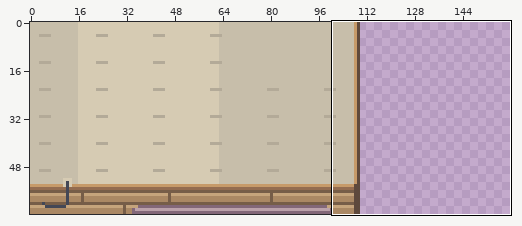
One commit to this pixel-art file: app/CicadaApp/Art/sprites/bookworm-2026-10-01/src/room-backdrop.aseprite. Above, an overview of the earlier version with the close-up marked.
Close-up. The starting point:
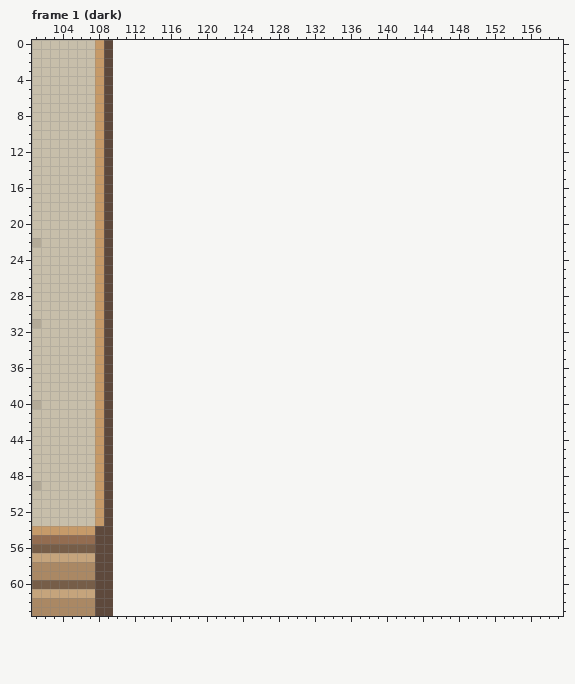
110x64 pixels, 4 frames. Colours within 5 levels of each other are drawn and written as one. Shown: frame 1 (dark): x 101..159, y 0..63. The old version is drawn lined up with the new one, on the new canvas. The commit also changed other frames or places, which this record leaves out.
The result:
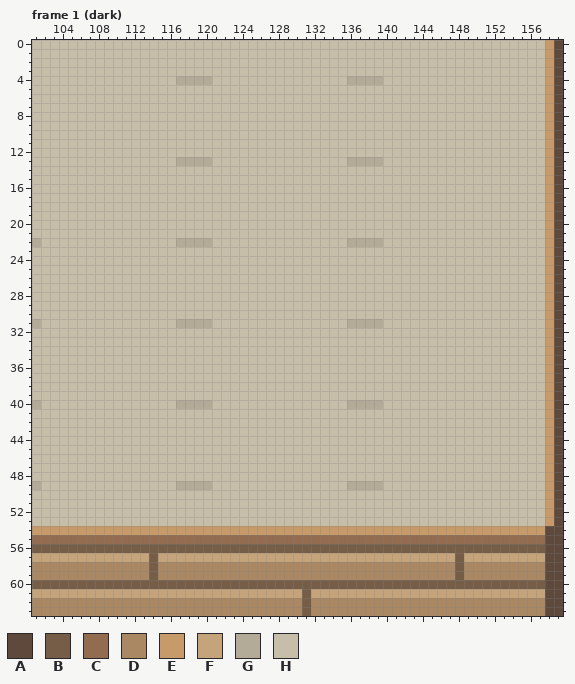
Palette (. is transparent): A #5e493c  B #765d48  C #936c50  D #aa8864  E #c69a69  F #c5a47c  G #b3aa98  H #c7beaa
Difference:
canvas 110x64 -> 160x64
Changed rows in their new state; - is an unchanged pixel.
Frame 1 (dark):
first column x 108:
 0 HHHHHHHHHHHHHHHHHHHHHHHHHHHHHHHHHHHHHHHHHHHHHHHHHHEA
 1 HHHHHHHHHHHHHHHHHHHHHHHHHHHHHHHHHHHHHHHHHHHHHHHHHHEA
 2 HHHHHHHHHHHHHHHHHHHHHHHHHHHHHHHHHHHHHHHHHHHHHHHHHHEA
 3 HHHHHHHHHHHHHHHHHHHHHHHHHHHHHHHHHHHHHHHHHHHHHHHHHHEA
 4 HHHHHHHHHGGGGHHHHHHHHHHHHHHHGGGGHHHHHHHHHHHHHHHHHHEA
 5 HHHHHHHHHHHHHHHHHHHHHHHHHHHHHHHHHHHHHHHHHHHHHHHHHHEA
 6 HHHHHHHHHHHHHHHHHHHHHHHHHHHHHHHHHHHHHHHHHHHHHHHHHHEA
 7 HHHHHHHHHHHHHHHHHHHHHHHHHHHHHHHHHHHHHHHHHHHHHHHHHHEA
 8 HHHHHHHHHHHHHHHHHHHHHHHHHHHHHHHHHHHHHHHHHHHHHHHHHHEA
 9 HHHHHHHHHHHHHHHHHHHHHHHHHHHHHHHHHHHHHHHHHHHHHHHHHHEA
10 HHHHHHHHHHHHHHHHHHHHHHHHHHHHHHHHHHHHHHHHHHHHHHHHHHEA
11 HHHHHHHHHHHHHHHHHHHHHHHHHHHHHHHHHHHHHHHHHHHHHHHHHHEA
12 HHHHHHHHHHHHHHHHHHHHHHHHHHHHHHHHHHHHHHHHHHHHHHHHHHEA
13 HHHHHHHHHGGGGHHHHHHHHHHHHHHHGGGGHHHHHHHHHHHHHHHHHHEA
14 HHHHHHHHHHHHHHHHHHHHHHHHHHHHHHHHHHHHHHHHHHHHHHHHHHEA
15 HHHHHHHHHHHHHHHHHHHHHHHHHHHHHHHHHHHHHHHHHHHHHHHHHHEA
16 HHHHHHHHHHHHHHHHHHHHHHHHHHHHHHHHHHHHHHHHHHHHHHHHHHEA
17 HHHHHHHHHHHHHHHHHHHHHHHHHHHHHHHHHHHHHHHHHHHHHHHHHHEA
18 HHHHHHHHHHHHHHHHHHHHHHHHHHHHHHHHHHHHHHHHHHHHHHHHHHEA
19 HHHHHHHHHHHHHHHHHHHHHHHHHHHHHHHHHHHHHHHHHHHHHHHHHHEA
20 HHHHHHHHHHHHHHHHHHHHHHHHHHHHHHHHHHHHHHHHHHHHHHHHHHEA
21 HHHHHHHHHHHHHHHHHHHHHHHHHHHHHHHHHHHHHHHHHHHHHHHHHHEA
22 HHHHHHHHHGGGGHHHHHHHHHHHHHHHGGGGHHHHHHHHHHHHHHHHHHEA
23 HHHHHHHHHHHHHHHHHHHHHHHHHHHHHHHHHHHHHHHHHHHHHHHHHHEA
24 HHHHHHHHHHHHHHHHHHHHHHHHHHHHHHHHHHHHHHHHHHHHHHHHHHEA
25 HHHHHHHHHHHHHHHHHHHHHHHHHHHHHHHHHHHHHHHHHHHHHHHHHHEA
26 HHHHHHHHHHHHHHHHHHHHHHHHHHHHHHHHHHHHHHHHHHHHHHHHHHEA
27 HHHHHHHHHHHHHHHHHHHHHHHHHHHHHHHHHHHHHHHHHHHHHHHHHHEA
28 HHHHHHHHHHHHHHHHHHHHHHHHHHHHHHHHHHHHHHHHHHHHHHHHHHEA
29 HHHHHHHHHHHHHHHHHHHHHHHHHHHHHHHHHHHHHHHHHHHHHHHHHHEA
30 HHHHHHHHHHHHHHHHHHHHHHHHHHHHHHHHHHHHHHHHHHHHHHHHHHEA
31 HHHHHHHHHGGGGHHHHHHHHHHHHHHHGGGGHHHHHHHHHHHHHHHHHHEA
32 HHHHHHHHHHHHHHHHHHHHHHHHHHHHHHHHHHHHHHHHHHHHHHHHHHEA
33 HHHHHHHHHHHHHHHHHHHHHHHHHHHHHHHHHHHHHHHHHHHHHHHHHHEA
34 HHHHHHHHHHHHHHHHHHHHHHHHHHHHHHHHHHHHHHHHHHHHHHHHHHEA
35 HHHHHHHHHHHHHHHHHHHHHHHHHHHHHHHHHHHHHHHHHHHHHHHHHHEA
36 HHHHHHHHHHHHHHHHHHHHHHHHHHHHHHHHHHHHHHHHHHHHHHHHHHEA
37 HHHHHHHHHHHHHHHHHHHHHHHHHHHHHHHHHHHHHHHHHHHHHHHHHHEA
38 HHHHHHHHHHHHHHHHHHHHHHHHHHHHHHHHHHHHHHHHHHHHHHHHHHEA
39 HHHHHHHHHHHHHHHHHHHHHHHHHHHHHHHHHHHHHHHHHHHHHHHHHHEA
40 HHHHHHHHHGGGGHHHHHHHHHHHHHHHGGGGHHHHHHHHHHHHHHHHHHEA
41 HHHHHHHHHHHHHHHHHHHHHHHHHHHHHHHHHHHHHHHHHHHHHHHHHHEA
42 HHHHHHHHHHHHHHHHHHHHHHHHHHHHHHHHHHHHHHHHHHHHHHHHHHEA
43 HHHHHHHHHHHHHHHHHHHHHHHHHHHHHHHHHHHHHHHHHHHHHHHHHHEA
44 HHHHHHHHHHHHHHHHHHHHHHHHHHHHHHHHHHHHHHHHHHHHHHHHHHEA
45 HHHHHHHHHHHHHHHHHHHHHHHHHHHHHHHHHHHHHHHHHHHHHHHHHHEA
46 HHHHHHHHHHHHHHHHHHHHHHHHHHHHHHHHHHHHHHHHHHHHHHHHHHEA
47 HHHHHHHHHHHHHHHHHHHHHHHHHHHHHHHHHHHHHHHHHHHHHHHHHHEA
48 HHHHHHHHHHHHHHHHHHHHHHHHHHHHHHHHHHHHHHHHHHHHHHHHHHEA
49 HHHHHHHHHGGGGHHHHHHHHHHHHHHHGGGGHHHHHHHHHHHHHHHHHHEA
50 HHHHHHHHHHHHHHHHHHHHHHHHHHHHHHHHHHHHHHHHHHHHHHHHHHEA
51 HHHHHHHHHHHHHHHHHHHHHHHHHHHHHHHHHHHHHHHHHHHHHHHHHHEA
52 HHHHHHHHHHHHHHHHHHHHHHHHHHHHHHHHHHHHHHHHHHHHHHHHHHEA
53 HHHHHHHHHHHHHHHHHHHHHHHHHHHHHHHHHHHHHHHHHHHHHHHHHHEA
54 EEEEEEEEEEEEEEEEEEEEEEEEEEEEEEEEEEEEEEEEEEEEEEEEEEAA
55 CCCCCCCCCCCCCCCCCCCCCCCCCCCCCCCCCCCCCCCCCCCCCCCCCCAA
56 BBBBBBBBBBBBBBBBBBBBBBBBBBBBBBBBBBBBBBBBBBBBBBBBBBAA
57 FFFFFFBFFFFFFFFFFFFFFFFFFFFFFFFFFFFFFFFFBFFFFFFFFFAA
58 DDDDDDBDDDDDDDDDDDDDDDDDDDDDDDDDDDDDDDDDBDDDDDDDDDAA
59 DDDDDDBDDDDDDDDDDDDDDDDDDDDDDDDDDDDDDDDDBDDDDDDDDDAA
60 BBBBBBBBBBBBBBBBBBBBBBBBBBBBBBBBBBBBBBBBBBBBBBBBBBAA
61 FFFFFFFFFFFFFFFFFFFFFFFBFFFFFFFFFFFFFFFFFFFFFFFFFFAA
62 DDDDDDDDDDDDDDDDDDDDDDDBDDDDDDDDDDDDDDDDDDDDDDDDDDAA
63 DDDDDDDDDDDDDDDDDDDDDDDBDDDDDDDDDDDDDDDDDDDDDDDDDDAA
